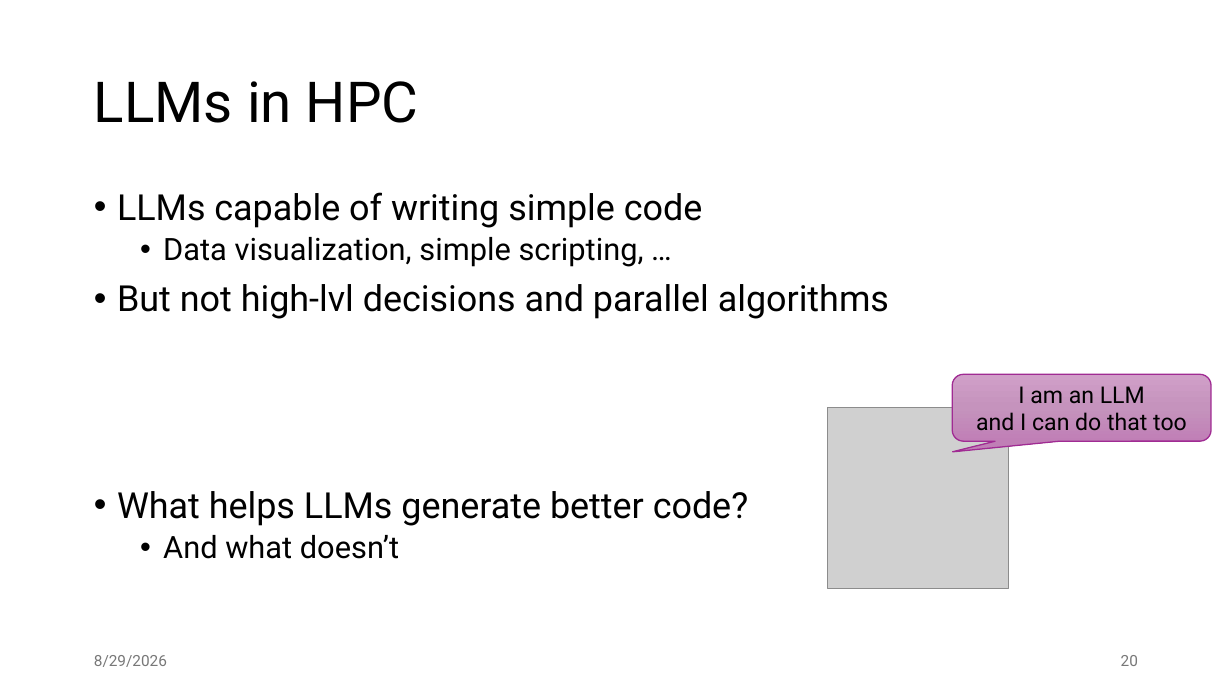
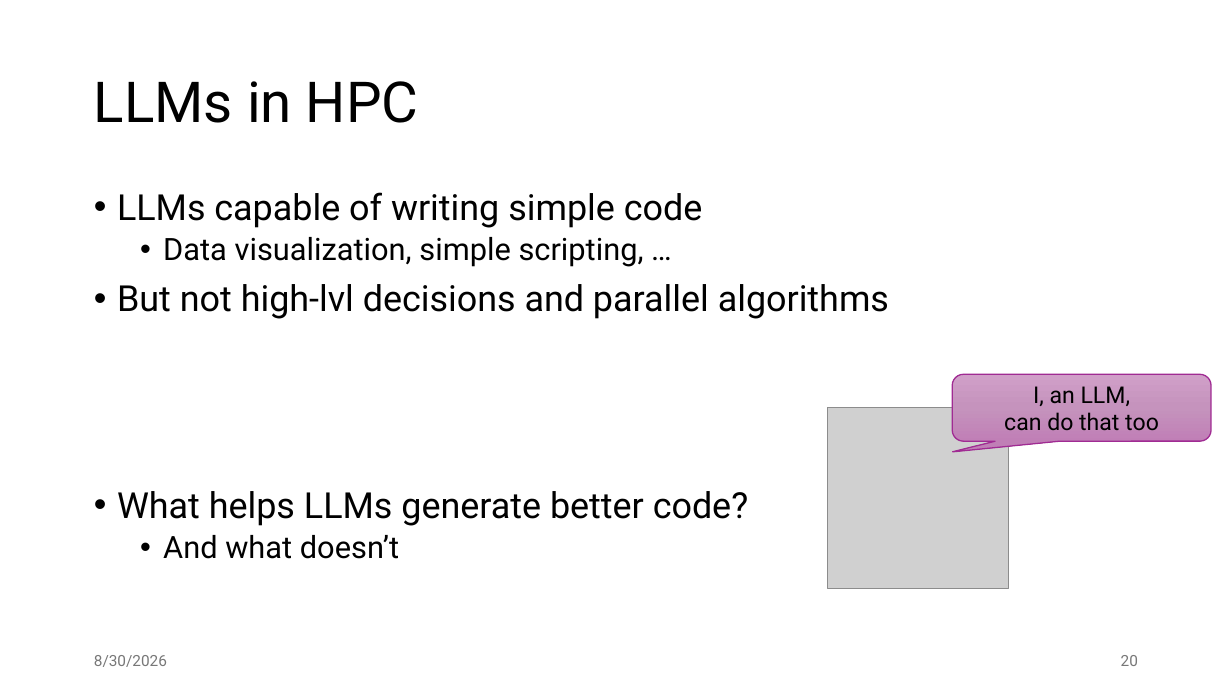
Before and after one commit to jiriklepl/phd-thesis, a slide deck: slide 20 of slides/Optimizing Memory Layouts and Traversal Orders in High-Performance Computing.pptx. Drawn at 1232x693 pixels with LibreOffice and Linux fonts; fonts in the diff are those of the drawing; grey boxes stand for pictures. Boxes give left, top, right and bottom in pixels: in the first picture for what was removed or moved away, otherwise in the second. Text is boxed around its words. In the diff, an @@ line names an element or a change of style, - is before the commit and + after.

```diff
--- a/slides/Optimizing Memory Layouts and Traversal Orders in High-Performance Computing.pptx
+++ b/slides/Optimizing Memory Layouts and Traversal Orders in High-Performance Computing.pptx
@@ text in rounded speech box at <box>1004,386,1159,430</box>: text changed @@
-I am an LLM
-and I can do that too
+I, an LLM,
+can do that too
@@ text at <box>94,655,167,667</box>: text changed @@
-8/29/2026
+8/30/2026
```
Also in this commit, not shown: 30 other slides changed, 4 slides added.
